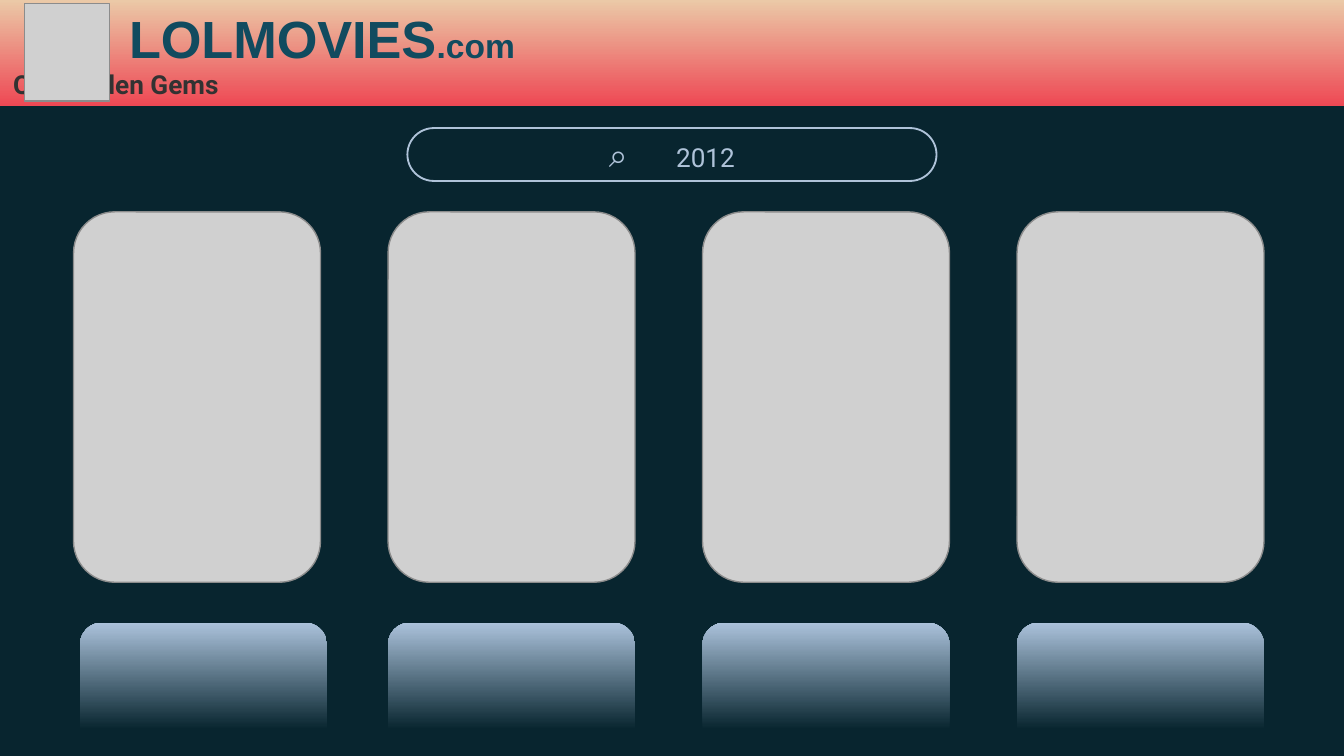
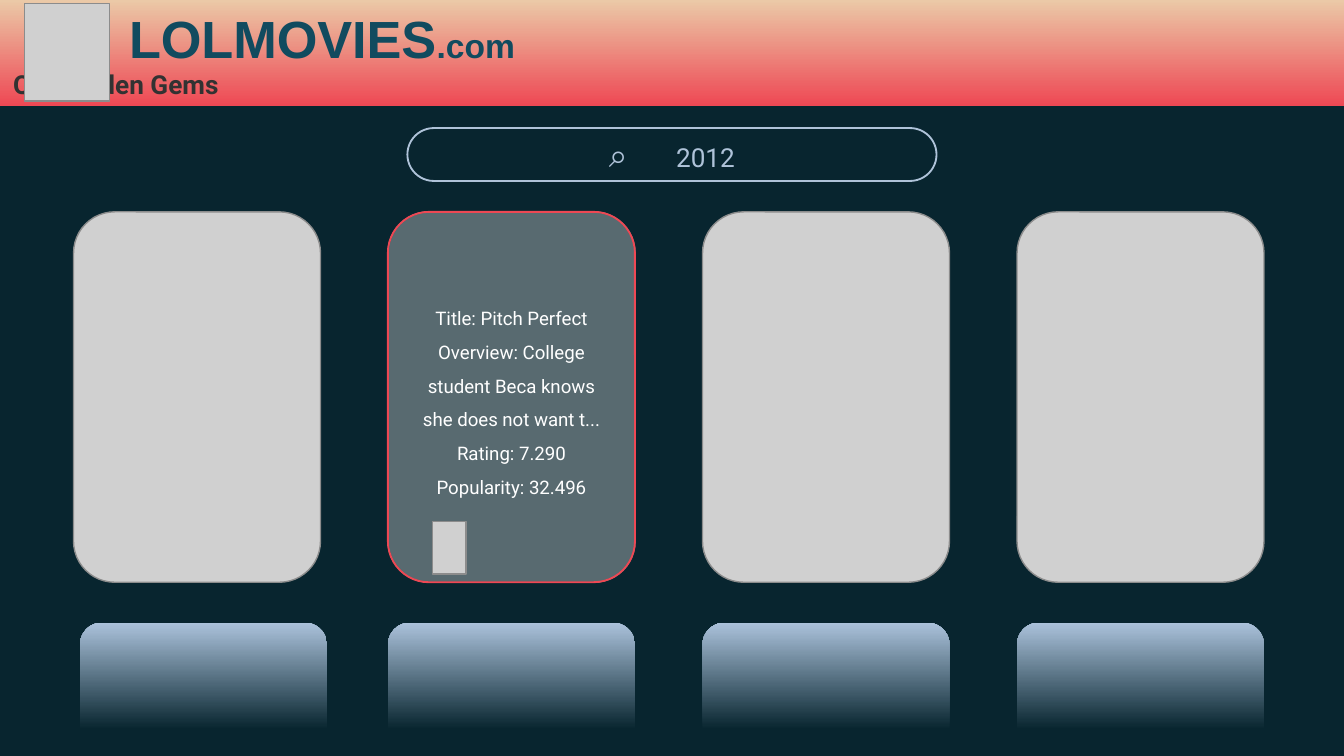
Before and after one commit to MichalBKM/DBMS_Project, a slide deck: slide 8 of do not ZIP for moodle/user_manual.pptx. Drawn at 1344x756 pixels with LibreOffice and Linux fonts; fonts in the diff are those of the drawing; grey boxes stand for pictures. Boxes give left, top, right and bottom in pixels: in the first picture for what was removed or moved away, otherwise in the second. Text is boxed around its words. In the diff, an @@ line names an element or a change of style, - is before the commit and + after.

```diff
--- a/do not ZIP for moodle/user_manual.pptx
+++ b/do not ZIP for moodle/user_manual.pptx
@@ rounded rectangle added at box(388, 212, 636, 583), fill #092630 at 60% opacity, outline #EE4854 1 pt, 10 pt, text #FFFFFF @@
+Title: Pitch Perfect
+Overview: College student Beca knows she does not want t...
+Rating: 7.290
+Popularity: 32.496
@@ picture added at box(433, 521, 466, 574) @@
```
Also in this commit, not shown: 4 other slides changed, 2 other files.
